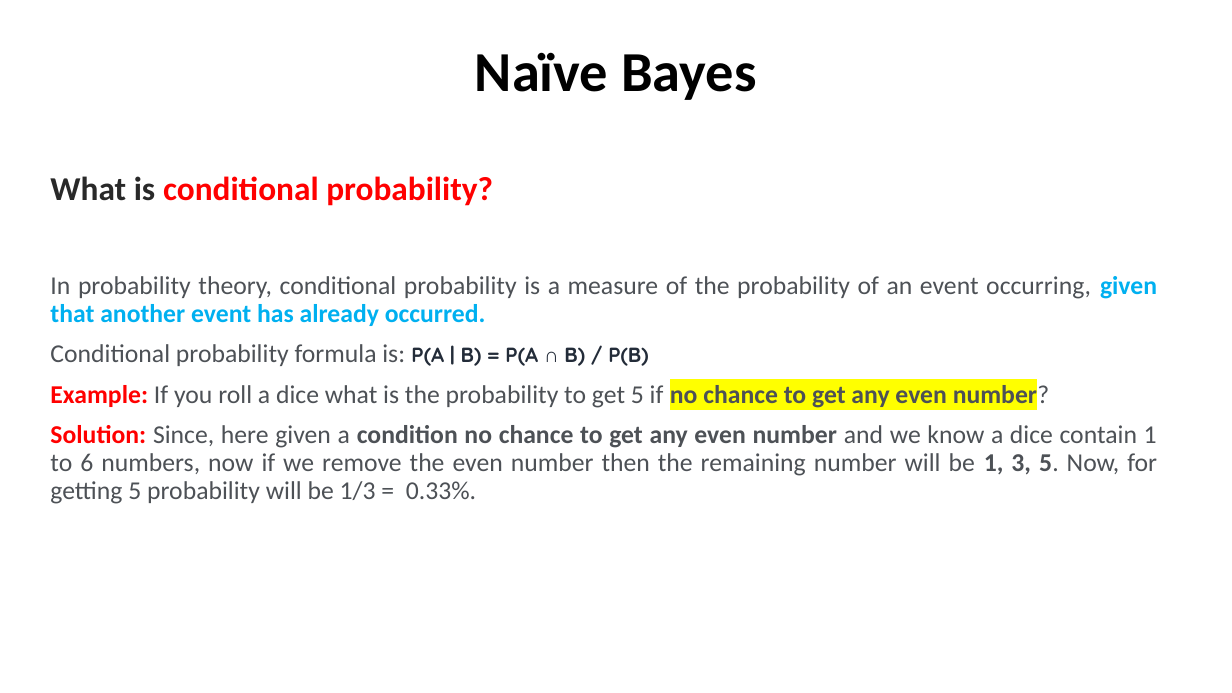
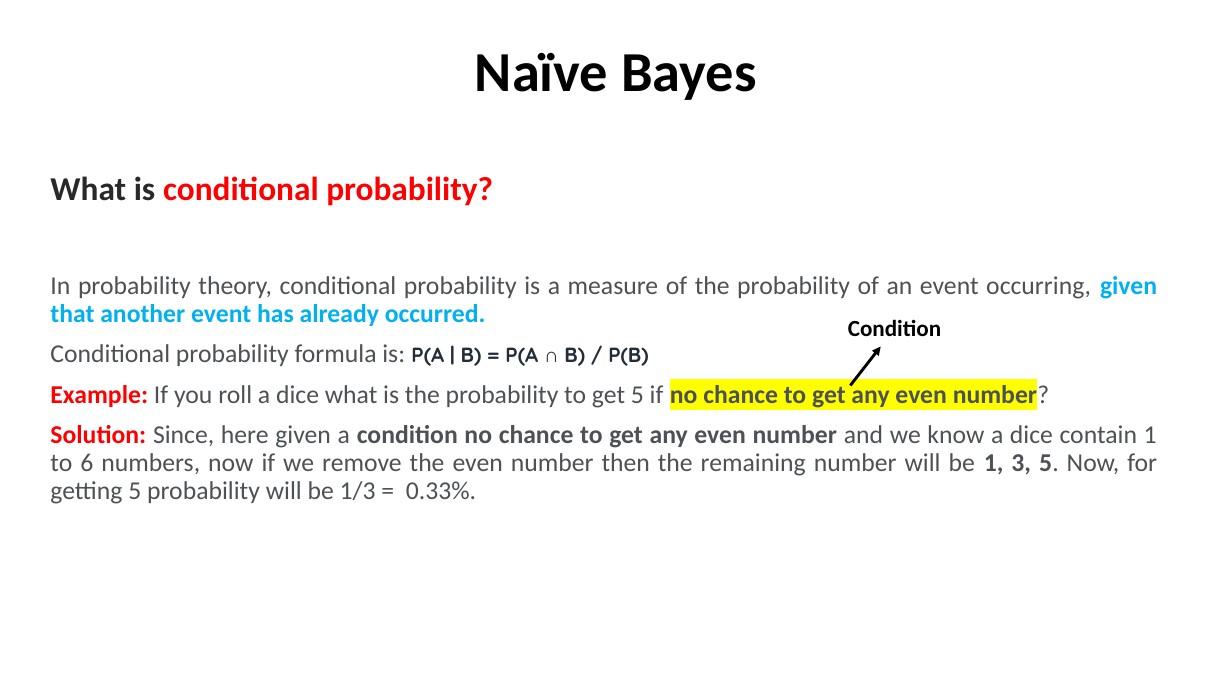
Before and after one commit to alaminbhuyan/ML_DL_AI_Files, a slide deck: slide 3 of ML Algorithm/Basic Algorithms/Naive Bayes/Classification/Naive Bayes.pptx. Drawn at 1232x693 pixels with LibreOffice and Linux fonts; fonts in the diff are those of the drawing. Boxes give left, top, right and bottom in pixels: in the first picture for what was removed or moved away, otherwise in the second. Text is boxed around its words. In the diff, an @@ line names an element or a change of style, - is before the commit and + after.

```diff
--- a/ML Algorithm/Basic Algorithms/Naive Bayes/Classification/Naive Bayes.pptx
+++ b/ML Algorithm/Basic Algorithms/Naive Bayes/Classification/Naive Bayes.pptx
@@ text added at [848,319,941,336], 18 pt, text #000000, bold @@
+Condition
@@ arrow added from (850, 385) to (881, 347), #000000 2.25 pt @@
```
Also in this commit, not shown: 1 other slide changed, 1 slide added.
